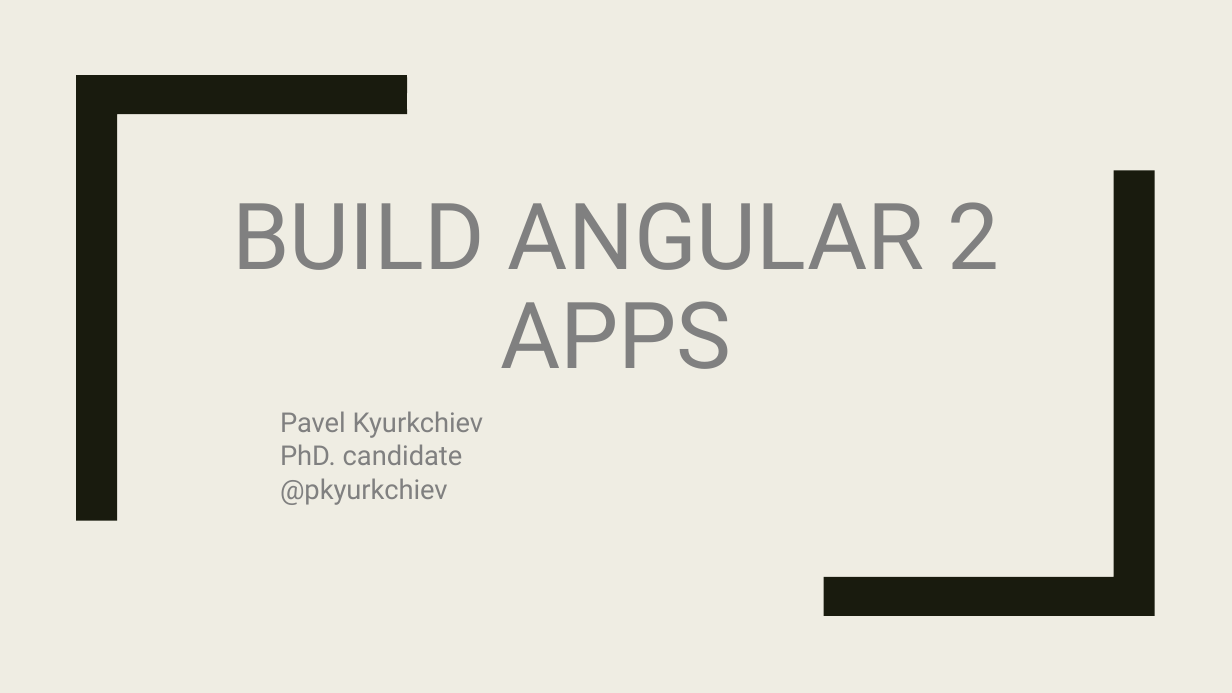
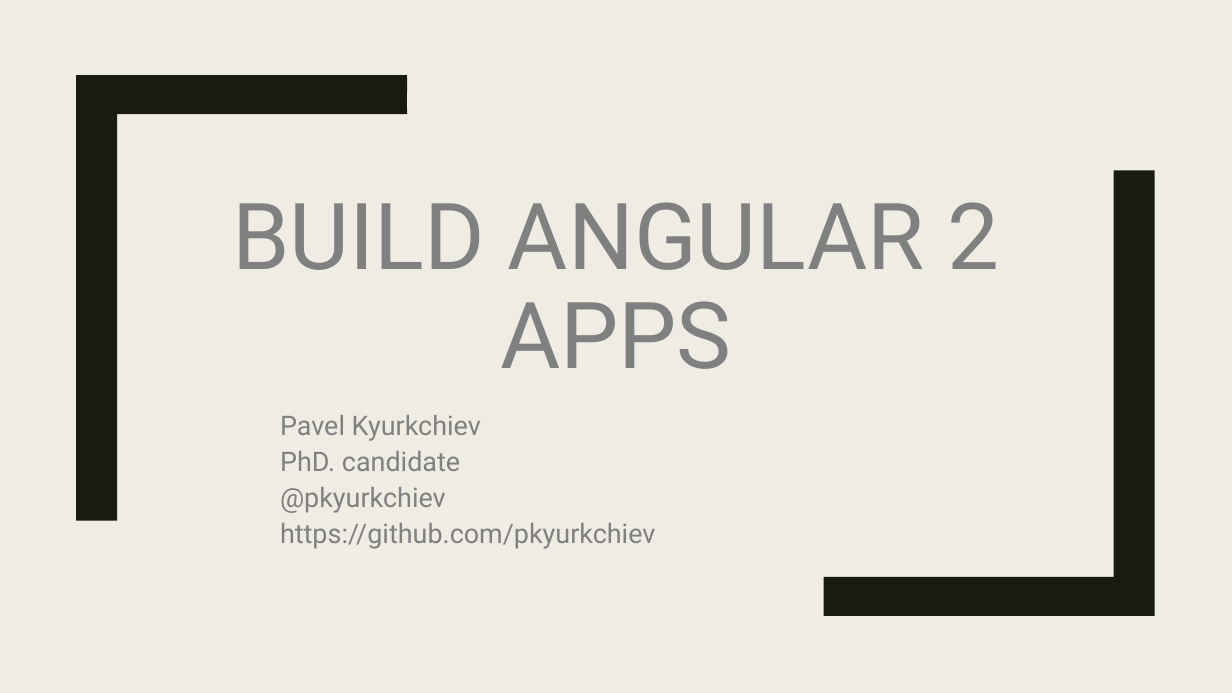
Before and after one commit to pkyurkchiev/mean-stack, a slide deck: slide 1 of presentations/angular2.pptx. Drawn at 1232x693 pixels with LibreOffice and Linux fonts; fonts in the diff are those of the drawing. Boxes give left, top, right and bottom in pixels: in the first picture for what was removed or moved away, otherwise in the second. Text is boxed around its words. In the diff, an @@ line names an element or a change of style, - is before the commit and + after.

```diff
--- a/presentations/angular2.pptx
+++ b/presentations/angular2.pptx
@@ subtitle at (x1=280, y1=415, x2=481, y2=513): size 21.3 to 21 pt in "Pavel Kyurkchiev", "PhD. candidate", "@pkyurkchiev"; line spacing 1.02 to 1.12 @@
@@ subtitle at (x1=280, y1=523, x2=655, y2=549): paragraph added @@
+https://github.com/pkyurkchiev
```
Also in this commit, not shown: 3 other slides changed, 2 slides added, 2 other files.
